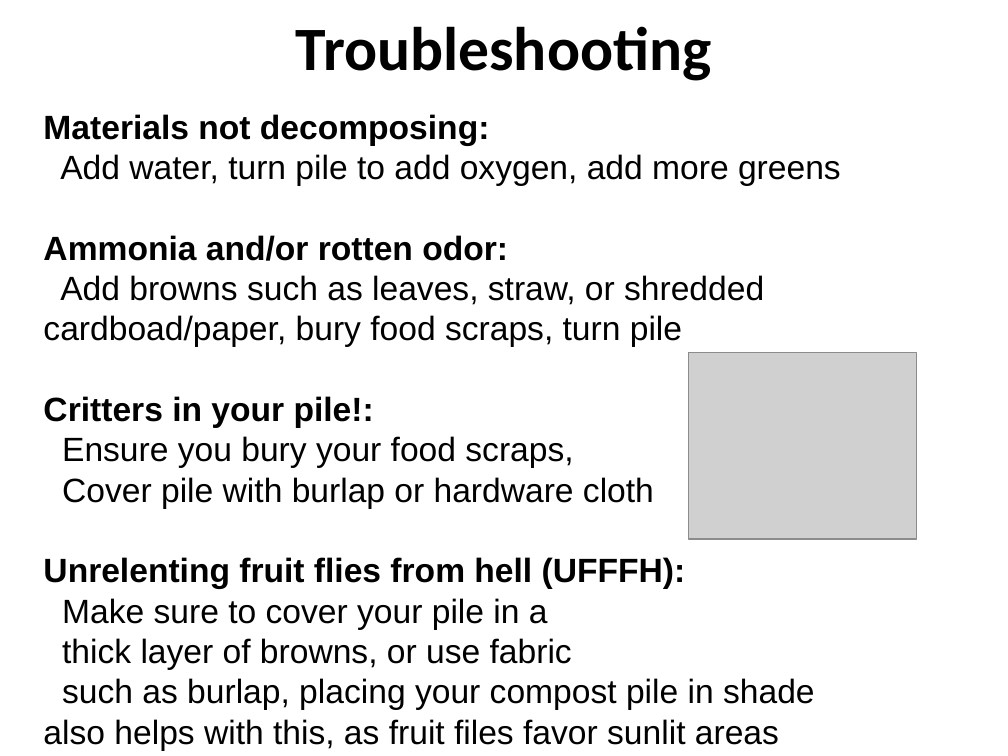
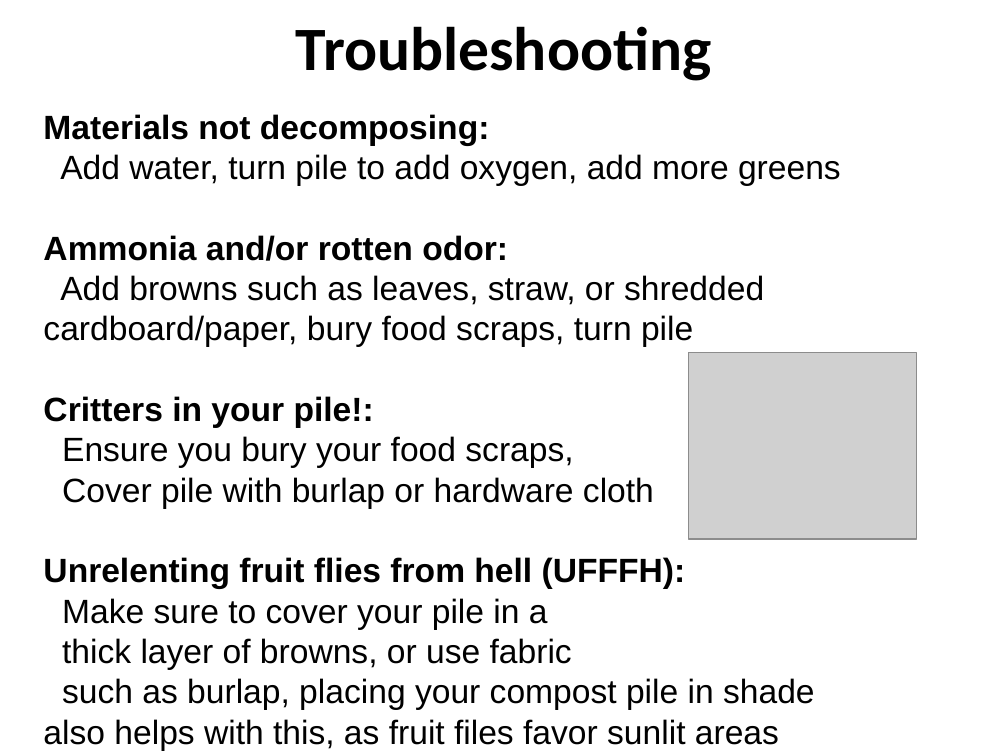
Before and after one commit to berttejeda/bert.composting, a slide deck: slide 13 of Compost Presentation.pptx. Drawn at 1008x756 pixels with LibreOffice and Linux fonts; fonts in the diff are those of the drawing; grey boxes stand for pictures. Boxes give left, top, right and bottom in pixels: in the first picture for what was removed or moved away, otherwise in the second. Text is boxed around its words. In the diff, an @@ line names an element or a change of style, - is before the commit and + after.

Commit message:
Fixed spelling error in slide 13

```diff
--- a/Compost Presentation.pptx
+++ b/Compost Presentation.pptx
@@ text at (x1=43, y1=275, x2=764, y2=347): text changed @@
-Add browns such as leaves, straw, or shredded cardboad/paper, bury food scraps, turn pile
+Add browns such as leaves, straw, or shredded cardboard/paper, bury food scraps, turn pile
```
Also in this commit, not shown: 1 other slide changed.
